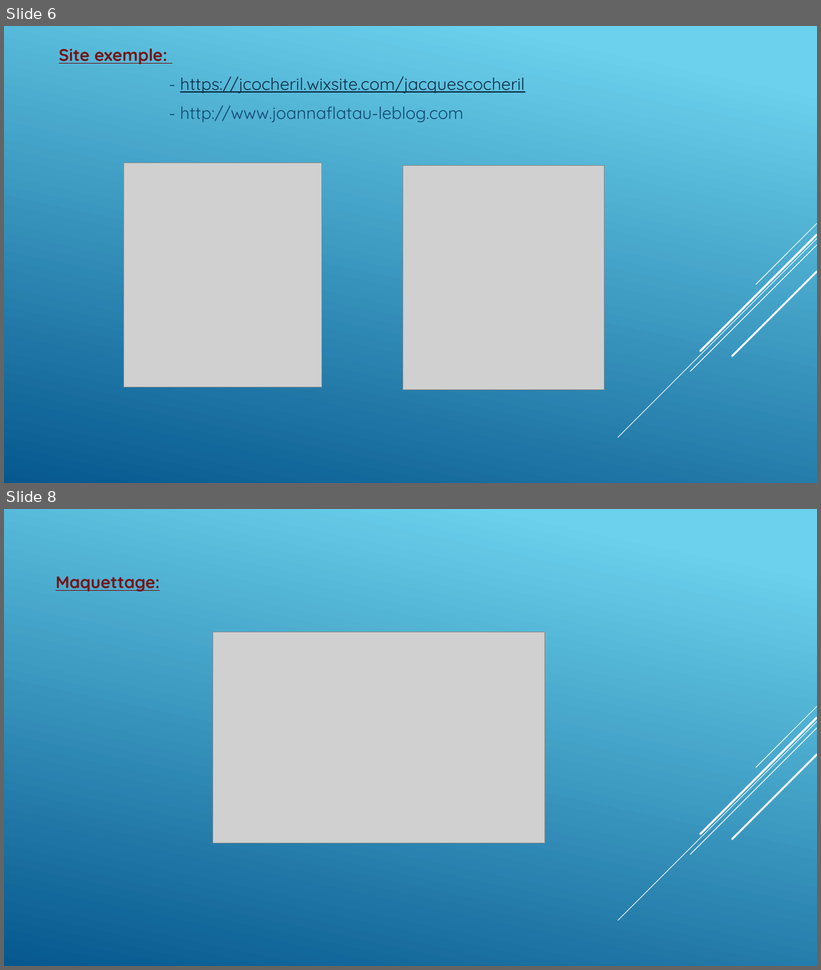
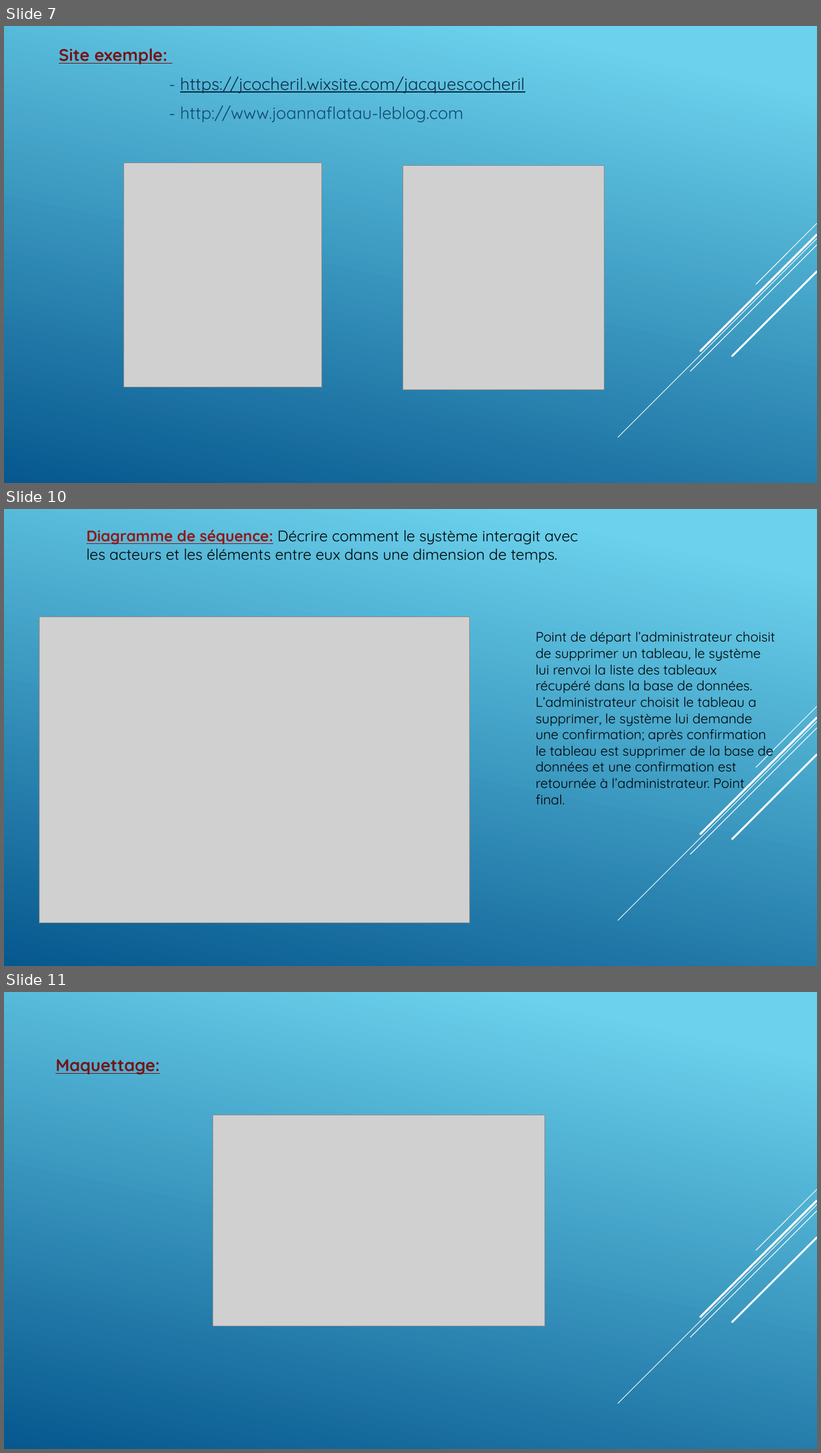
Before and after one commit to GillesP-dev/FilRouge, a slide deck: CDC/L_artiste.pptx. Shown one above the other, each under a label of ours: slides 6 and 8 before the commit, slides 7, 10 and 11 after it; the slides between them are not shown. The pictures are 821x970 and 821x1453 pixels, drawn with LibreOffice and Linux fonts; fonts in the diff are those of the drawing; grey boxes stand for pictures. Boxes give left, top, right and bottom in pixels: in the first picture for what was removed or moved away, otherwise in the second. Text is boxed around its words. In the diff, an @@ line names an element or a change of style, - is before the commit and + after.

```diff
--- a/CDC/L_artiste.pptx
+++ b/CDC/L_artiste.pptx
@@ slide 10 added at box(4, 509, 817, 966), background gradient #6ED2EB to #06588E; not listed: 5 template elements that a slide beside it also shows @@
@@ text added at box(86, 529, 578, 563), 18 pt, text #000000 @@
+Diagramme de séquence: Décrire comment le système interagit avec les acteurs et les éléments entre eux dans une dimension de temps.
@@ picture added at box(40, 617, 469, 923) @@
@@ text added at box(536, 632, 776, 805), 16 pt, text #000000 @@
+Point de départ l’administrateur choisit de supprimer un tableau, le système lui renvoi la liste des tableaux récupéré dans la base de données. L’administrateur choisit le tableau a supprimer, le système lui demande une confirmation; après confirmation le tableau est supprimer de la base de données et une confirmation est retournée à l’administrateur. Point final.
@@ what was slide 6 is now slide 7 @@
@@ what was slide 8 is now slide 11 @@
```
Also in this commit, not shown: 3 slides changed, 6 other slides added, 5 other files.
